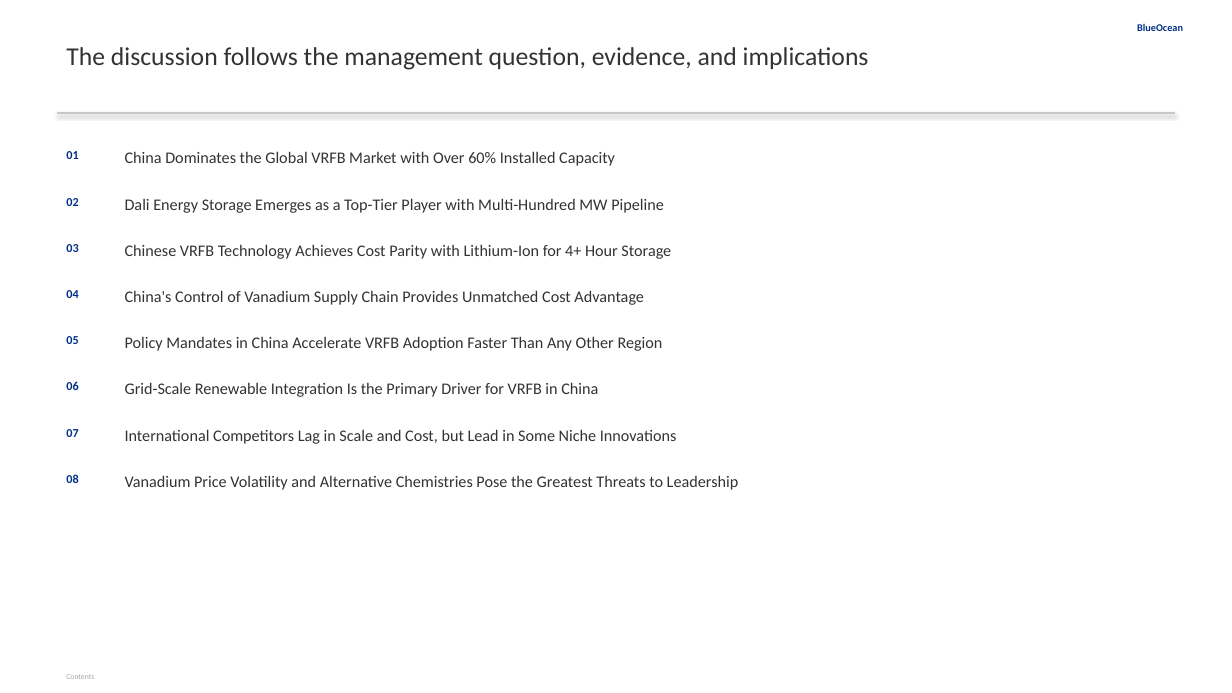
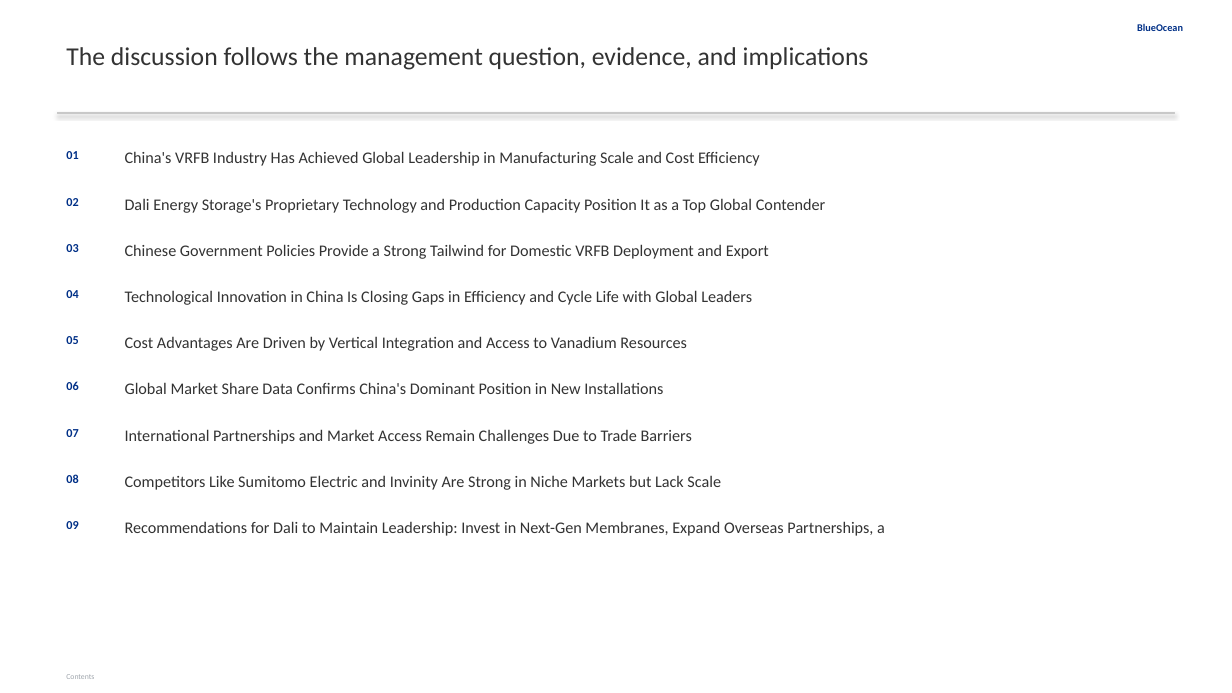
Before and after one commit to yt-feng/gen_rpt, a slide deck: slide 2 of reports/2026-05-06-中国液流钒电池-特别是大力储能-在全球的领先地位/report.pptx. Drawn at 1232x693 pixels with LibreOffice and Linux fonts; fonts in the diff are those of the drawing. Boxes give left, top, right and bottom in pixels: in the first picture for what was removed or moved away, otherwise in the second. Text is boxed around its words. In the diff, an @@ line names an element or a change of style, - is before the commit and + after.

```diff
--- a/reports/2026-05-06-中国液流钒电池-特别是大力储能-在全球的领先地位/report.pptx
+++ b/reports/2026-05-06-中国液流钒电池-特别是大力储能-在全球的领先地位/report.pptx
@@ text at [125, 151, 760, 166]: text changed @@
-China Dominates the Global VRFB Market with Over 60% Installed Capacity
+China's VRFB Industry Has Achieved Global Leadership in Manufacturing Scale and Cost Efficiency
@@ text at [125, 198, 825, 213]: text changed @@
-Dali Energy Storage Emerges as a Top-Tier Player with Multi-Hundred MW Pipeline
+Dali Energy Storage's Proprietary Technology and Production Capacity Position It as a Top Global Contender
@@ text at [125, 244, 769, 259]: text changed @@
-Chinese VRFB Technology Achieves Cost Parity with Lithium-Ion for 4+ Hour Storage
+Chinese Government Policies Provide a Strong Tailwind for Domestic VRFB Deployment and Export
@@ text at [125, 290, 752, 305]: text changed @@
-China's Control of Vanadium Supply Chain Provides Unmatched Cost Advantage
+Technological Innovation in China Is Closing Gaps in Efficiency and Cycle Life with Global Leaders
@@ text at [125, 336, 687, 351]: text changed @@
-Policy Mandates in China Accelerate VRFB Adoption Faster Than Any Other Region
+Cost Advantages Are Driven by Vertical Integration and Access to Vanadium Resources
@@ text at [125, 382, 663, 394]: text changed @@
-Grid-Scale Renewable Integration Is the Primary Driver for VRFB in China
+Global Market Share Data Confirms China's Dominant Position in New Installations
@@ text at [125, 429, 692, 444]: text changed @@
-International Competitors Lag in Scale and Cost, but Lead in Some Niche Innovations
+International Partnerships and Market Access Remain Challenges Due to Trade Barriers
@@ text at [125, 475, 721, 490]: text changed @@
-Vanadium Price Volatility and Alternative Chemistries Pose the Greatest Threats to Leadership
+Competitors Like Sumitomo Electric and Invinity Are Strong in Niche Markets but Lack Scale
@@ text added at [66, 521, 78, 529], 9.5 pt, text #003087, bold @@
+09
@@ text added at [125, 521, 885, 536], 12.6 pt, text #333333 @@
+Recommendations for Dali to Maintain Leadership: Invest in Next-Gen Membranes, Expand Overseas Partnerships, a
```
Also in this commit, not shown: 8 other slides changed, 4 slides added, 5 slides removed, 40 other files.
